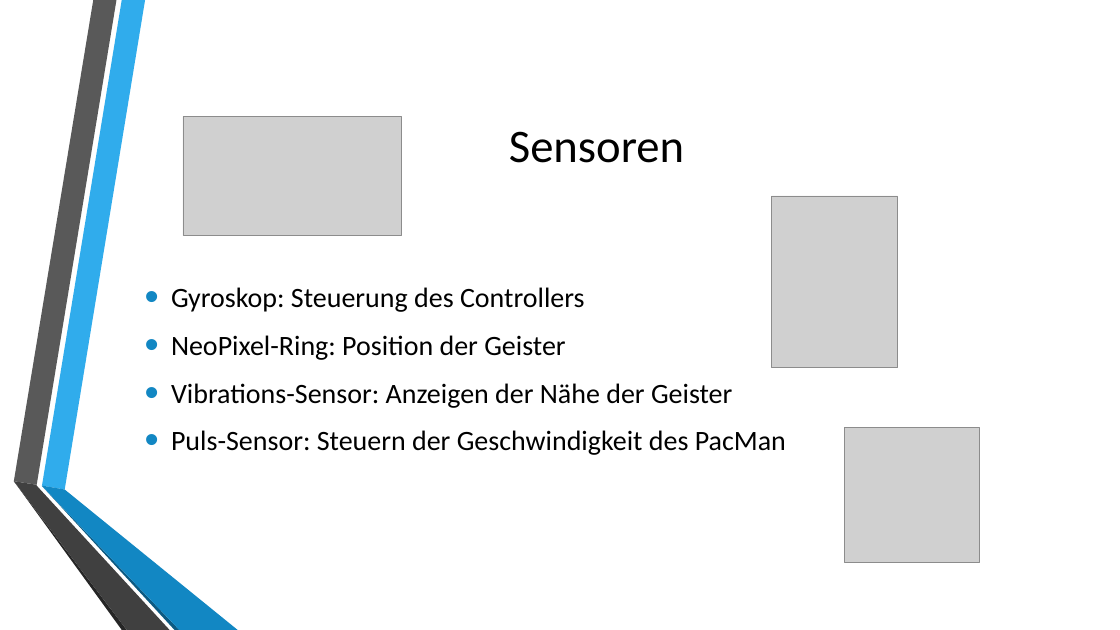
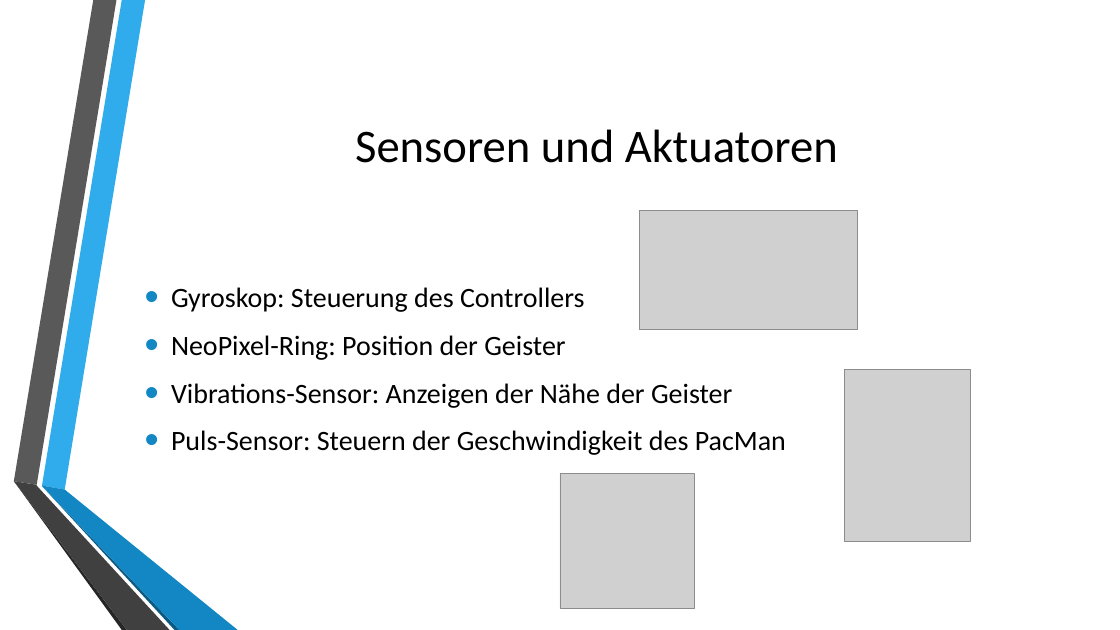
Before and after one commit to SweetyGott/HCIMonster, a slide deck: slide 5 of Projekt/presentation.pptx. Drawn at 1120x630 pixels with LibreOffice and Linux fonts; fonts in the diff are those of the drawing; grey boxes stand for pictures; background and template pictures are left out. Boxes give left, top, right and bottom in pixels: in the first picture for what was removed or moved away, otherwise in the second. Text is boxed around its words. In the diff, an @@ line names an element or a change of style, - is before the commit and + after.

```diff
--- a/Projekt/presentation.pptx
+++ b/Projekt/presentation.pptx
@@ title at [355,129,838,163]: text changed @@
-Sensoren
+Sensoren und Aktuatoren
@@ picture: place and size @@
-picture at [183,117,402,236]
+picture at [639,211,858,330]
@@ picture: place and size @@
-picture at [772,196,898,368]
+picture at [845,369,971,542]
@@ picture: place and size @@
-picture at [844,428,979,562]
+picture at [560,474,695,608]
```
Also in this commit, not shown: 5 other slides changed, 4 slides removed.
